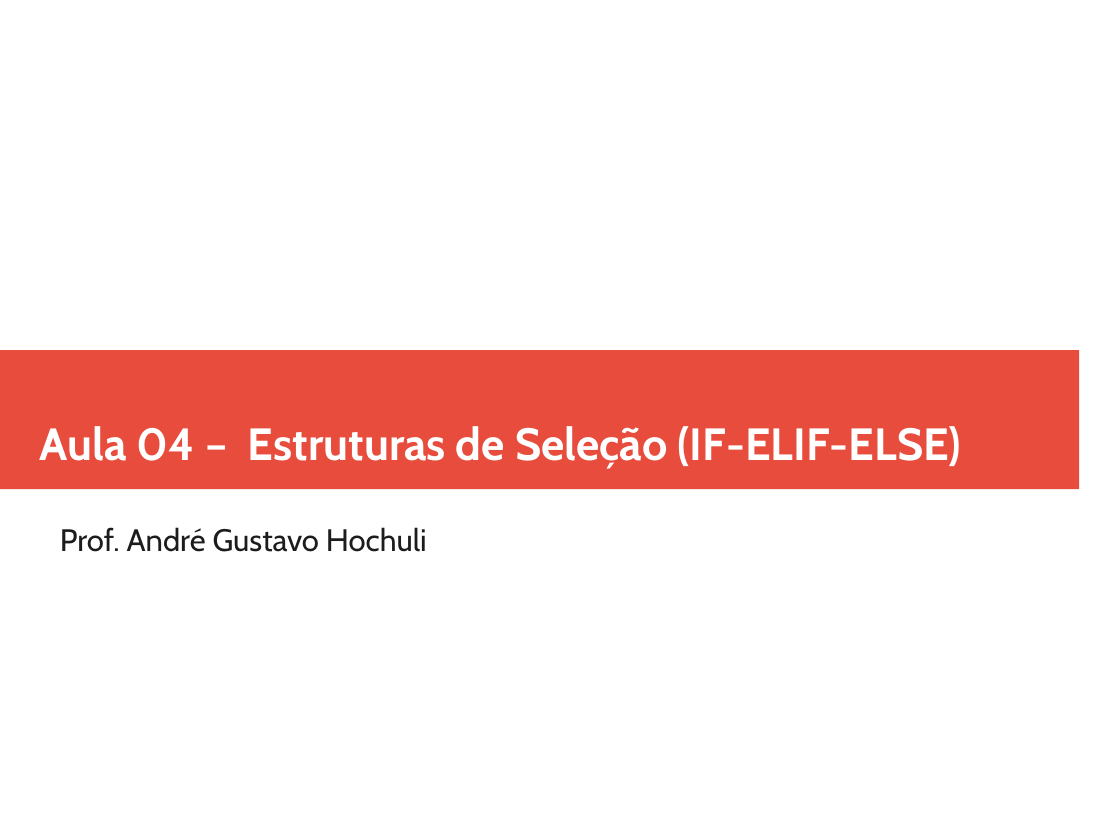
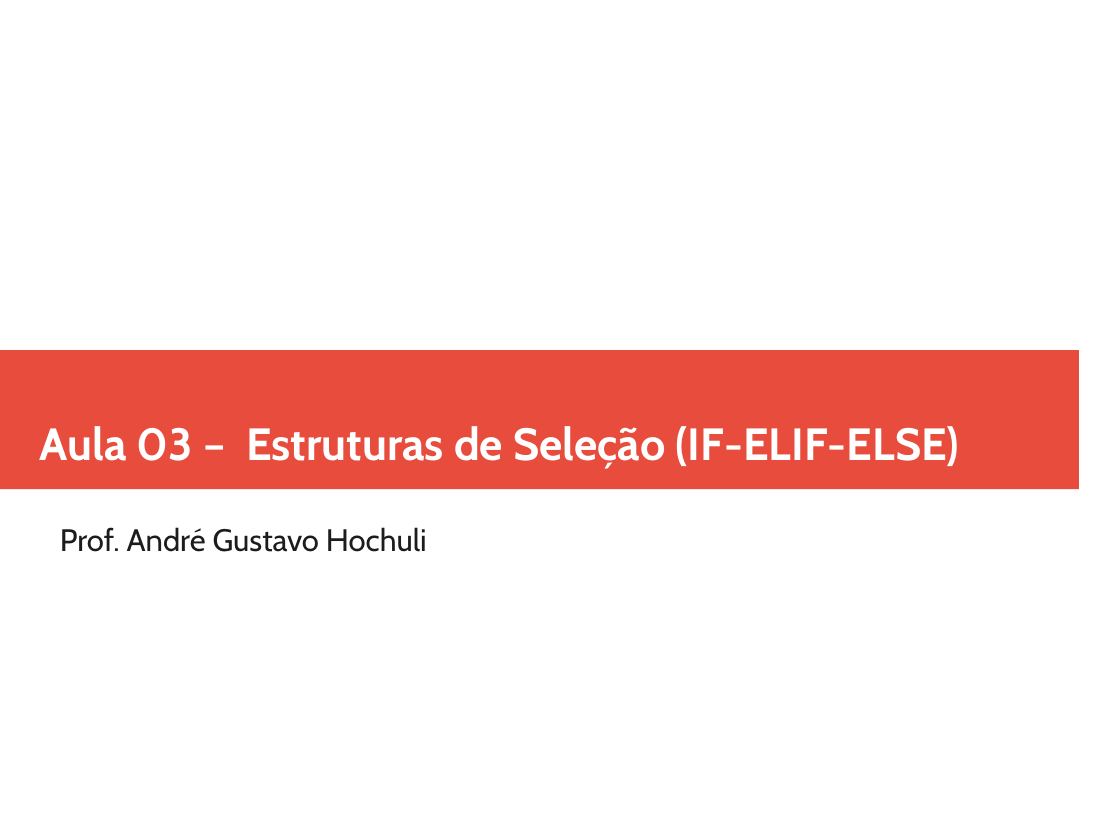
Before and after one commit to andrehochuli/teaching, a slide deck: slide 1 of RaciocinioAlgoritmico/Aula 03 - Estruturas de Seleção Múltiplas (ELIF)/Aula 03 - Estruturas de Seleção Múltiplas (ELIF).pptx. Drawn at 1120x840 pixels with LibreOffice and Linux fonts; fonts in the diff are those of the drawing. Boxes give left, top, right and bottom in pixels: in the first picture for what was removed or moved away, otherwise in the second. Text is boxed around its words. In the diff, an @@ line names an element or a change of style, - is before the commit and + after.

Commit message:
Atualizando aula 03

```diff
--- a/RaciocinioAlgoritmico/Aula 03 - Estruturas de Seleção Múltiplas (ELIF)/Aula 03 - Estruturas de Seleção Múltiplas (ELIF).pptx
+++ b/RaciocinioAlgoritmico/Aula 03 - Estruturas de Seleção Múltiplas (ELIF)/Aula 03 - Estruturas de Seleção Múltiplas (ELIF).pptx
@@ text at [40, 426, 959, 469]: text changed @@
-Aula 04 – Estruturas de Seleção (IF-ELIF-ELSE)
+Aula 03 – Estruturas de Seleção (IF-ELIF-ELSE)
```
Also in this commit, not shown: 6 other slides changed, 1 other file.
